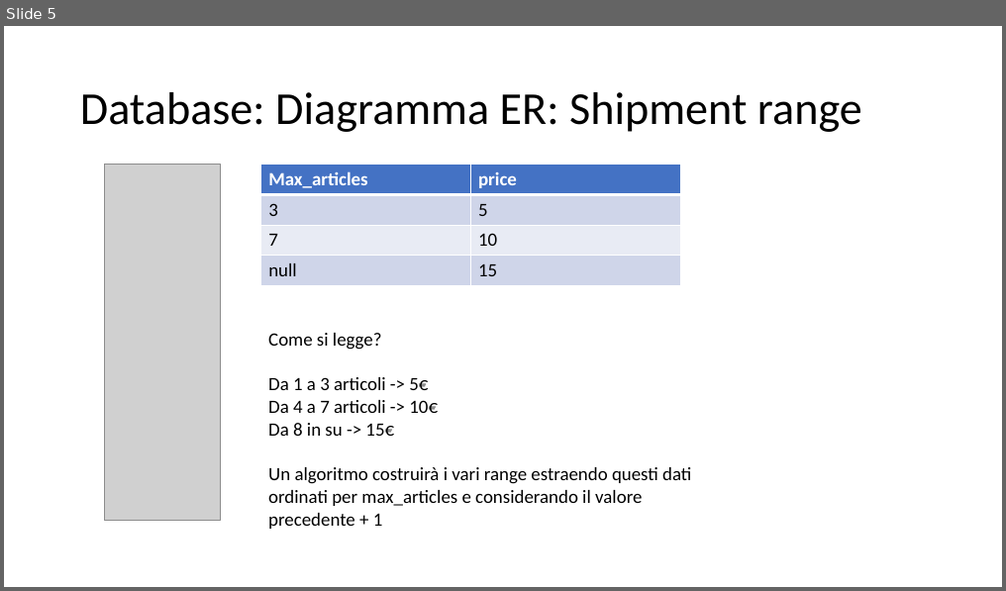
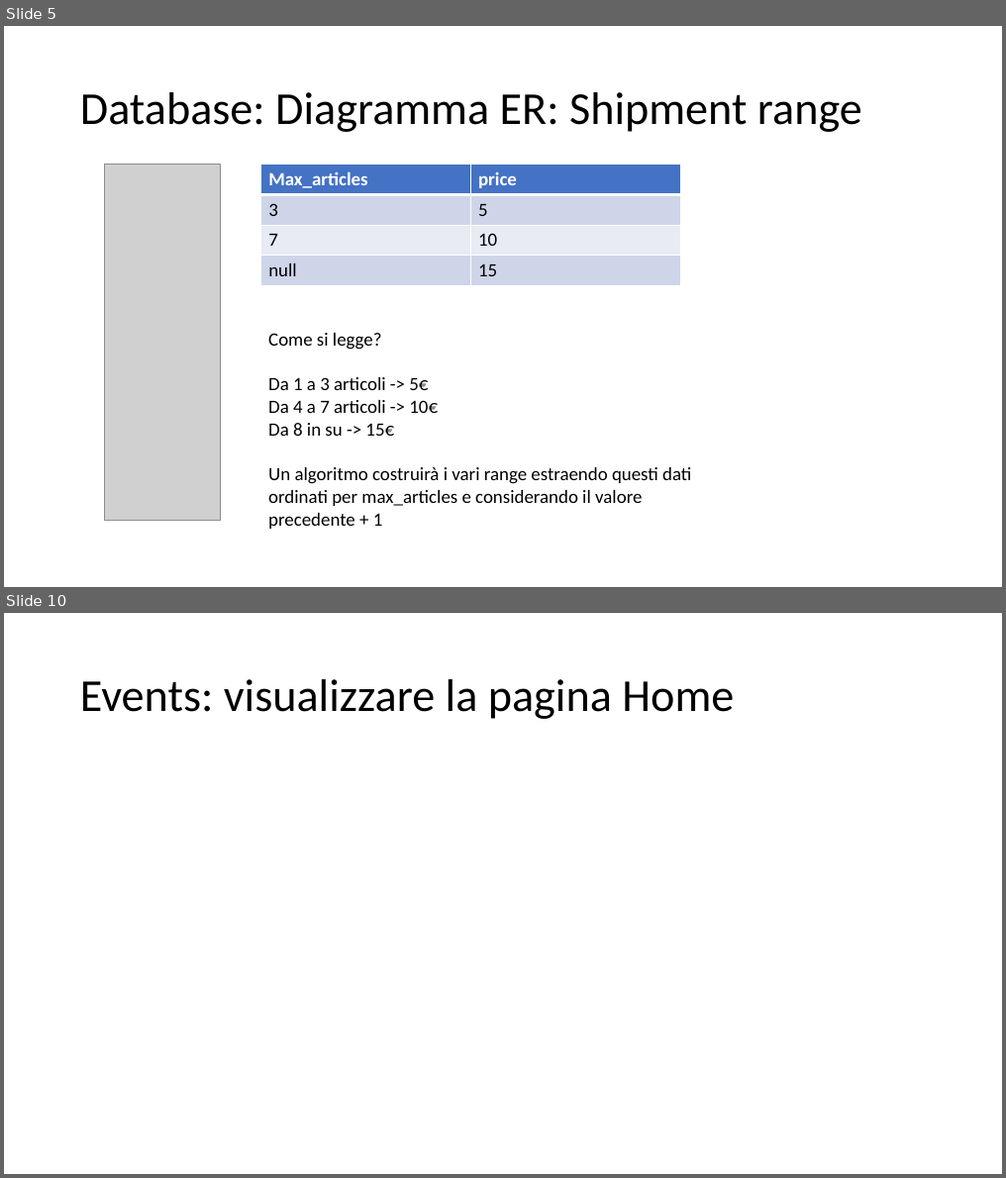
Before and after one commit to MirkoAndena/ECommerce, a slide deck: Documents/ECommerce.pptx. Shown one above the other, each under a label of ours: slide 5 before the commit, slides 5 and 10 after it; the slides between them are not shown. The pictures are 1006x591 and 1006x1178 pixels, drawn with LibreOffice and Linux fonts; fonts in the diff are those of the drawing; grey boxes stand for pictures. Boxes give left, top, right and bottom in pixels: in the first picture for what was removed or moved away, otherwise in the second. Text is boxed around its words. In the diff, an @@ line names an element or a change of style, - is before the commit and + after.

```diff
--- a/Documents/ECommerce.pptx
+++ b/Documents/ECommerce.pptx
@@ slide 10 added at <box>4,613,1002,1174</box>, background #FFFFFF @@
@@ title added at <box>80,679,734,719</box>, 44 pt, text #000000 @@
+Events: visualizzare la pagina Home
```
Also in this commit, not shown: 1 slide changed, 5 other slides added, 4 other files.
